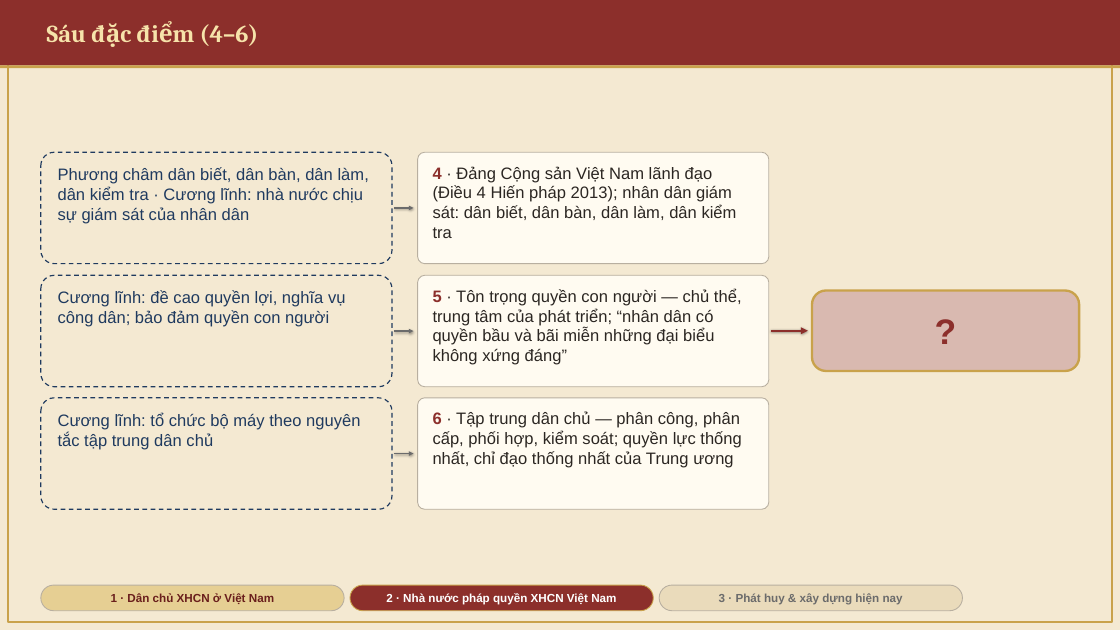
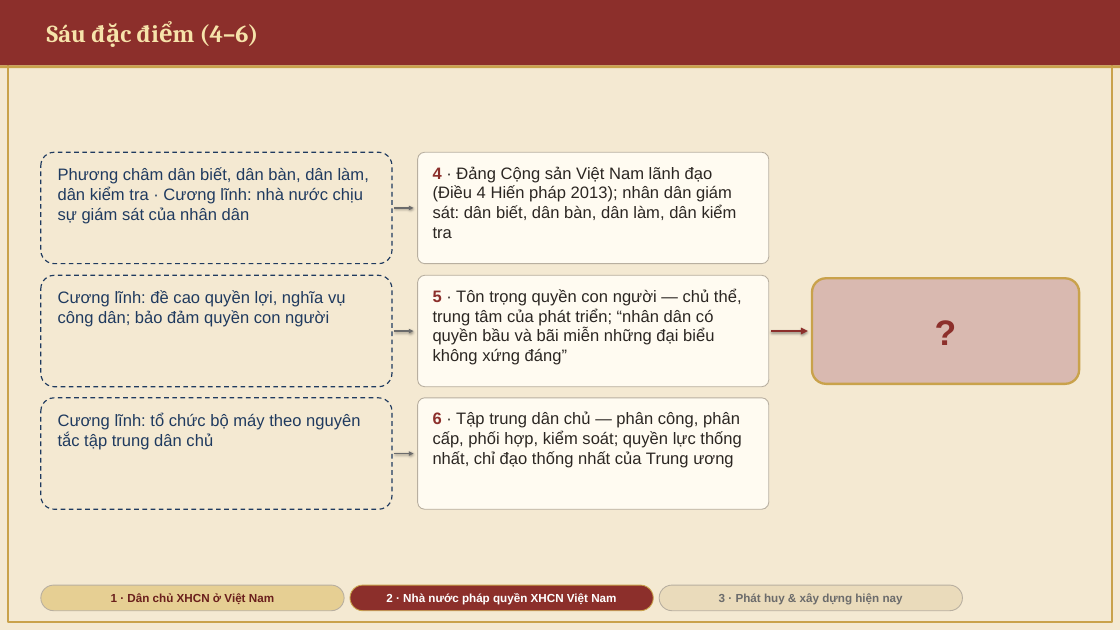
Before and after one commit to DatHoQuoc/mln122, a slide deck: slide 19 of mln133/MLN131_Chuong4_MucIII.pptx (slide 17 before the commit). Drawn at 1120x630 pixels with LibreOffice and Linux fonts; fonts in the diff are those of the drawing. Boxes give left, top, right and bottom in pixels: in the first picture for what was removed or moved away, otherwise in the second. Text is boxed around its words. In the diff, an @@ line names an element or a change of style, - is before the commit and + after.

```diff
--- a/mln133/MLN131_Chuong4_MucIII.pptx
+++ b/mln133/MLN131_Chuong4_MucIII.pptx
@@ rounded rectangle "?": place and size @@
-rounded rectangle "?" at box(812, 291, 1079, 371)
+rounded rectangle "?" at box(812, 278, 1079, 384)
@@ rounded rectangle "?" at box(812, 278, 1079, 384): proportions changed @@
```
Also in this commit, not shown: 5 other slides changed, 2 slides added, 6 other files.
